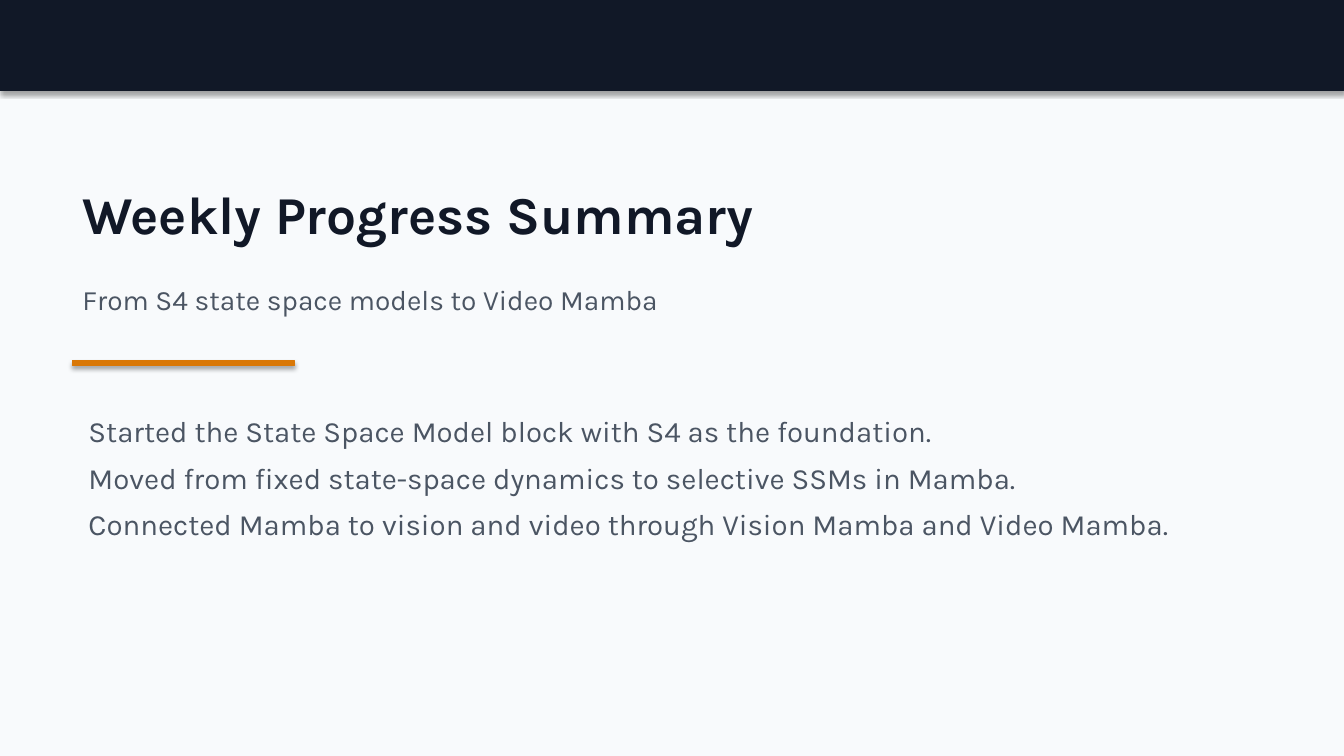
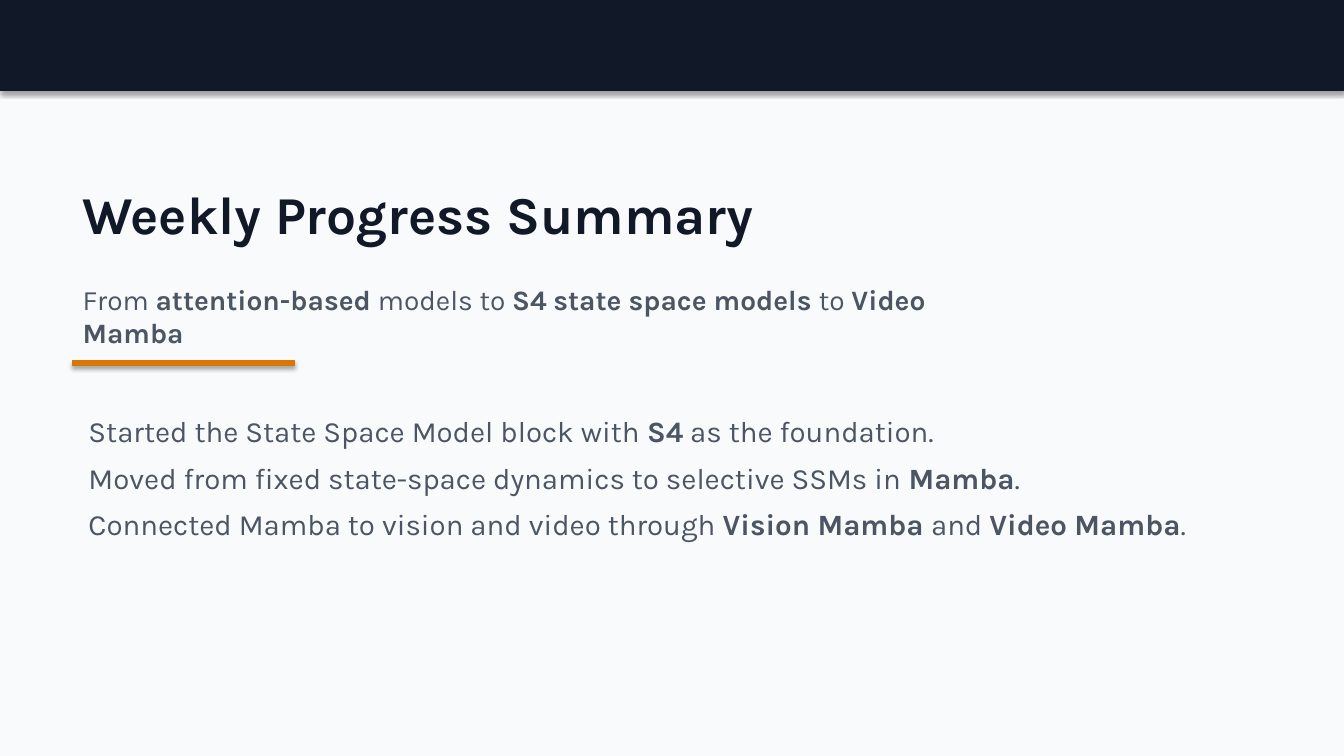
Before and after one commit to zeroxred/research, a slide deck: slide 1 of presentations/05_weekly_summary_s4_to_video_mamba_en.pptx. Drawn at 1344x756 pixels with LibreOffice and Linux fonts; fonts in the diff are those of the drawing. Boxes give left, top, right and bottom in pixels: in the first picture for what was removed or moved away, otherwise in the second. Text is boxed around its words. In the diff, an @@ line names an element or a change of style, - is before the commit and + after.

```diff
--- a/presentations/05_weekly_summary_s4_to_video_mamba_en.pptx
+++ b/presentations/05_weekly_summary_s4_to_video_mamba_en.pptx
@@ text at [83, 290, 925, 317]: text changed; bold on @@
-From S4 state space models to Video Mamba
+From attention-based models to S4 state space models to Video Mamba
@@ text "Started the State Space Model ..." at [88, 422, 1185, 542]: bold on in "S4", "Mamba.", "Vision Mamba Video Mamba." @@
```
Also in this commit, not shown: 11 other slides changed.
